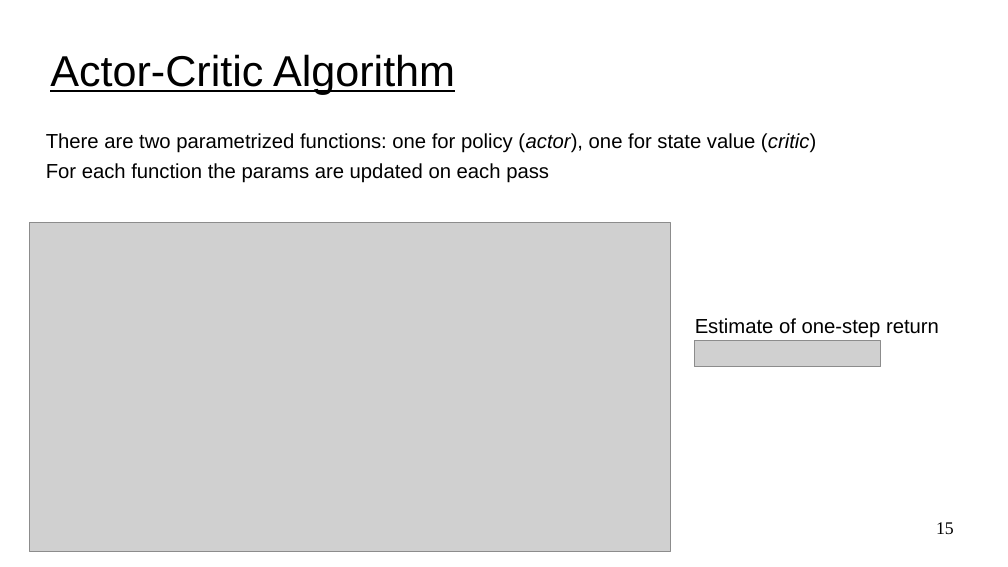
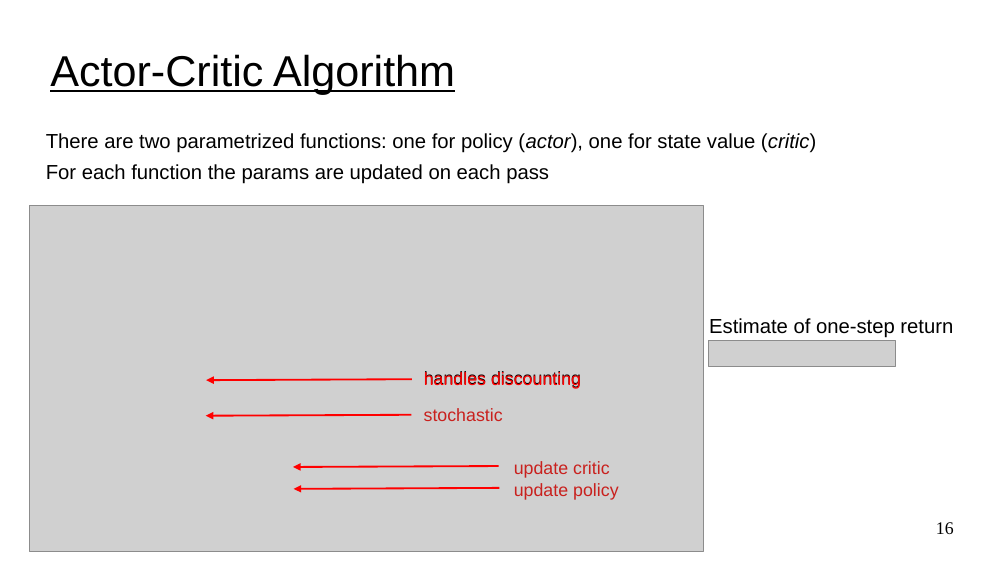
Before and after one commit to UVADS/reinforcement_learning, a slide deck: slide 16 of 08_policy_gradients_extensions/policy_gradients_extensions.ppt (slide 15 before the commit). Drawn at 1008x567 pixels with LibreOffice and Linux fonts; fonts in the diff are those of the drawing; grey boxes stand for pictures. Boxes give left, top, right and bottom in pixels: in the first picture for what was removed or moved away, otherwise in the second. Text is boxed around its words. In the diff, an @@ line names an element or a change of style, - is before the commit and + after.

```diff
--- a/08_policy_gradients_extensions/policy_gradients_extensions.ppt
+++ b/08_policy_gradients_extensions/policy_gradients_extensions.ppt
@@ picture: place and size @@
-picture at <box>29,222,670,552</box>
+picture at <box>29,206,703,552</box>
@@ text "Estimate of one-step return": place and size @@
-text "Estimate of one-step return" at <box>695,318,939,338</box>
+text "Estimate of one-step return" at <box>709,318,953,338</box>
@@ picture: place and size @@
-picture at <box>694,340,881,367</box>
+picture at <box>709,340,895,367</box>
@@ arrow added from (413, 380) to (207, 381), #FF0000 1.45 pt @@
@@ text added at <box>415,365,617,394</box>, 14 pt, text #FF0000 @@
+handles discounting
@@ text added at <box>424,371,581,389</box>, 14 pt, text #000000 @@
+handles discounting
@@ arrow added from (412, 415) to (206, 416), #FF0000 1.45 pt @@
@@ text added at <box>424,408,503,421</box>, 14 pt, text #C9211E @@
+stochastic
@@ arrow added from (499, 466) to (293, 467), #FF0000 1.45 pt @@
@@ text added at <box>514,461,610,478</box>, 14 pt, text #C9211E @@
+update critic
@@ arrow added from (499, 488) to (294, 489), #FF0000 1.45 pt @@
@@ text added at <box>514,483,619,500</box>, 14 pt, text #C9211E @@
+update policy
@@ page number at <box>936,522,954,534</box>: text changed @@
-15
+16
```
Also in this commit, not shown: 2 other slides changed, 2 slides added, 1 other file.
